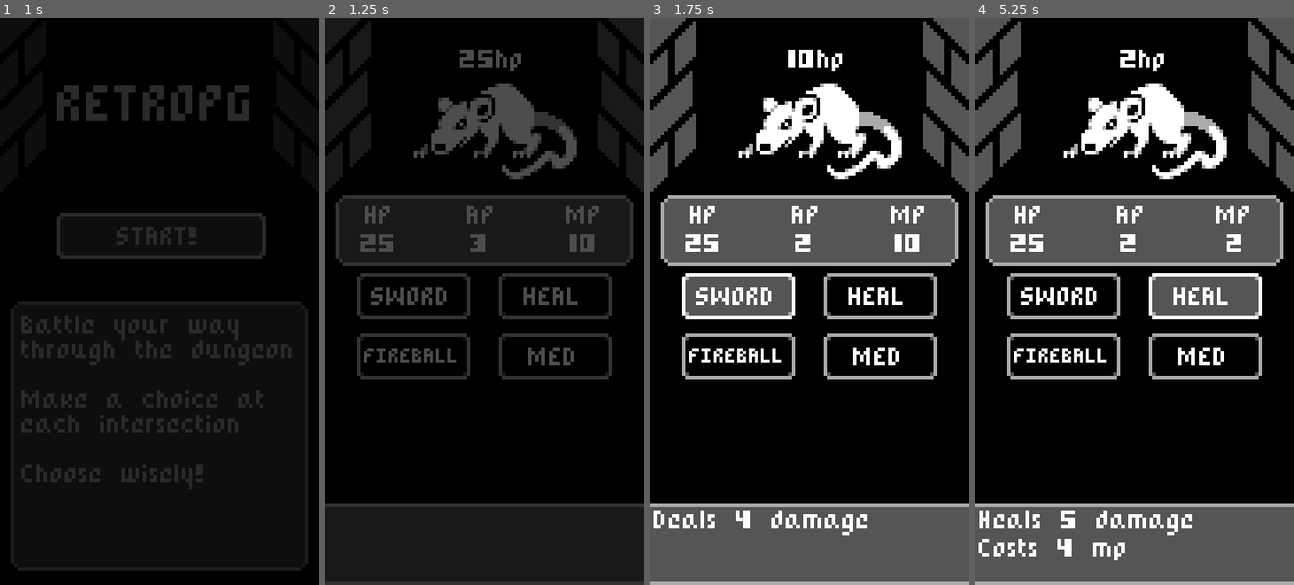
Above: before the commit, frames 1-4 (left to right).
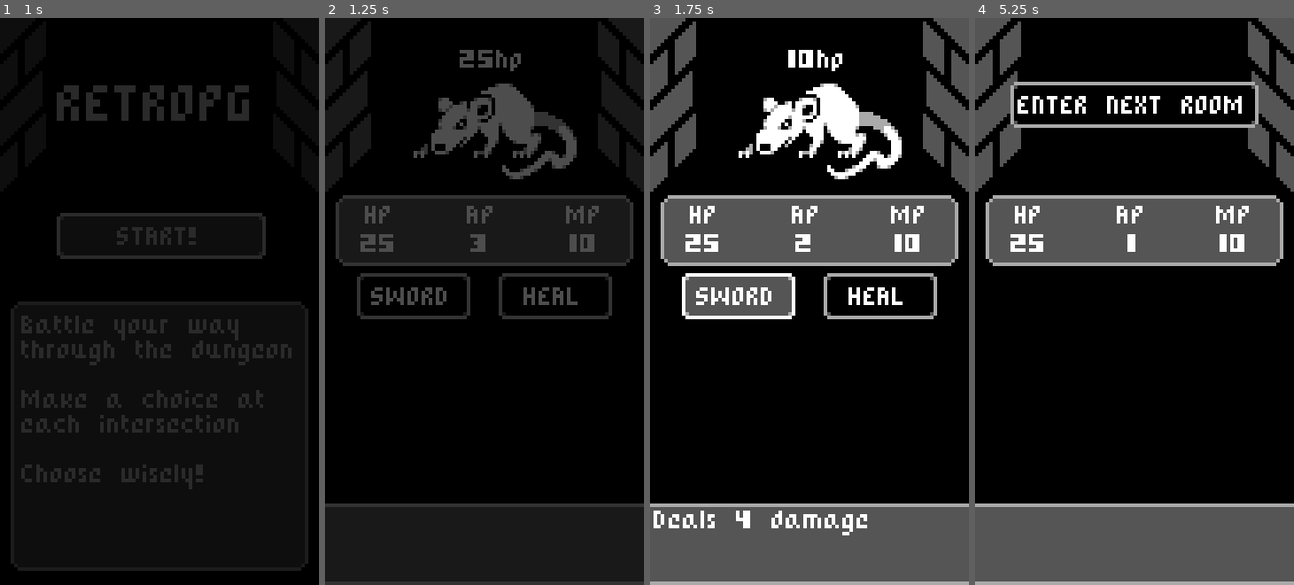
Above: after the commit, the same moments.

Repository: Bbubbee/CardPG
Game: Godot game, scene res://Scenes/main_menu.tscn
The game is run twice, just before and just after one commit, with the same random seed, the same clock (stepped at 60 frames per second) and the same inputs.
Inputs (mouse positions are in pixels of both pictures, inside the frame that each line leads up to):
- Up to frame 1 (1 s): click "START!" at 0.5 s
- Up to frame 2 (1.25 s): no input
- Up to frame 3 (1.75 s): click "SWORD" at 1.25 s
- Up to frame 4 (5.25 s): click "HEAL" at 2 s; click (1064, 358) at 2.75 s, where only the run before the commit has a clickable "FIREBALL"; click (1204, 358) at 3.5 s, where only the run before the commit has a clickable "MED"; click (1064, 295) at 4.25 s, where only the run after the commit has a clickable "SWORD"; click "HEAL" at 5 s

Frame 1 is identical in both runs. In frame 2, 1.8% of the frame differs, in the area x 10-90%, y 55-64%; in frame 3, 1.8%; in frame 4, 12%, in the area x 1-90%, y 5-96%.

Commit message:
add button array for player actions

Diff:
--- a/Scenes/battle.tscn
+++ b/Scenes/battle.tscn
@@ -6,10 +6,6 @@
 [ext_resource type="PackedScene" uid="uid://brlapv87vsvdr" path="res://Scenes/rat.tscn" id="2_6p6l0"]
 [ext_resource type="PackedScene" uid="uid://dbosj7fd2lipf" path="res://Scenes/slime.tscn" id="5_nr7ws"]
 [ext_resource type="Script" path="res://Scripts/StatsPanel.gd" id="6_i8yhs"]
-[ext_resource type="PackedScene" uid="uid://dmg7yj2mknkn4" path="res://Scenes/sword_action_button.tscn" id="7_a70gl"]
-[ext_resource type="PackedScene" uid="uid://6yguuou8m0oy" path="res://Scenes/heal_action_button.tscn" id="8_ebcl4"]
-[ext_resource type="PackedScene" uid="uid://dgcrqwl65oxtb" path="res://Scenes/fireball_action_button.tscn" id="9_mlrwj"]
-[ext_resource type="PackedScene" uid="uid://c3ss3efuriudo" path="res://Scenes/meditate_button.tscn" id="11_6ye2t"]
 
 [sub_resource type="Animation" id="Animation_qty82"]
 resource_name = "FadeToNewRoom"
@@ -160,18 +156,6 @@
 theme_override_constants/h_separation = 8
 columns = 2
 
-[node name="SwordActionButton" parent="UI/BattleActionButtons" instance=ExtResource("7_a70gl")]
-layout_mode = 2
-
-[node name="HealActionButton" parent="UI/BattleActionButtons" instance=ExtResource("8_ebcl4")]
-layout_mode = 2
-
-[node name="FireballActionButton" parent="UI/BattleActionButtons" instance=ExtResource("9_mlrwj")]
-layout_mode = 2
-
-[node name="MeditateButton" parent="UI/BattleActionButtons" instance=ExtResource("11_6ye2t")]
-layout_mode = 2
-
 [node name="Fade" type="ColorRect" parent="."]
 modulate = Color(1, 1, 1, 0)
 anchors_preset = 15
--- a/Scenes/intersection.tscn
+++ b/Scenes/intersection.tscn
@@ -1,8 +1,10 @@
-[gd_scene load_steps=2 format=3 uid="uid://djb0xfvsx68s7"]
+[gd_scene load_steps=3 format=3 uid="uid://djb0xfvsx68s7"]
 
 [ext_resource type="Texture2D" uid="uid://dwkqq0vvjc80s" path="res://Assets/Images/Dungeon.png" id="1_5qqwn"]
+[ext_resource type="Script" path="res://Scripts/intersection.gd" id="1_ul8so"]
 
 [node name="Intersection" type="Node"]
+script = ExtResource("1_ul8so")
 
 [node name="Dungeon" type="Sprite2D" parent="."]
 position = Vector2(45, 80)
@@ -57,12 +59,15 @@
 grow_horizontal = 2
 grow_vertical = 0
 
-[node name="ChoiceButton1" type="Button" parent="Control/ButtonChoicesContainer"]
+[node name="ChoiceButtonA" type="Button" parent="Control/ButtonChoicesContainer"]
 layout_mode = 2
 size_flags_horizontal = 3
 text = "A"
 
-[node name="ChoiceButton2" type="Button" parent="Control/ButtonChoicesContainer"]
+[node name="ChoiceButtonB" type="Button" parent="Control/ButtonChoicesContainer"]
 layout_mode = 2
 size_flags_horizontal = 3
 text = "B"
+
+[connection signal="pressed" from="Control/ButtonChoicesContainer/ChoiceButtonA" to="." method="_on_choice_button_a_pressed"]
+[connection signal="pressed" from="Control/ButtonChoicesContainer/ChoiceButtonB" to="." method="_on_choice_button_b_pressed"]
--- a/Scripts/PlayerStats.gd
+++ b/Scripts/PlayerStats.gd
@@ -18,6 +18,9 @@
 	set = SetMp
 @export var damage = 15
 @export var fireball_damage = 8
+var action_buttons : Array[Button]
+
+var SWORD = load("res://Scenes/sword_action_button.tscn")
 
 
 func SetHp(new_hp):
@@ -33,3 +36,8 @@
 func SetMp(new_mp):
 	mp = clamp(new_mp, 0, max_mp)
 	emit_signal("mp_changed", mp)
+
+
+func _ready():
+	action_buttons.append(load("res://Scenes/sword_action_button.tscn").instantiate())
+	action_buttons.append(load("res://Scenes/heal_action_button.tscn").instantiate())
--- a/Scripts/battle.gd
+++ b/Scripts/battle.gd
@@ -8,11 +8,15 @@
 @export var enemies : Array[PackedScene]
 
 
+
+
 var battle_units = preload("res://Assets/Resources/BattleUnits.tres")
 
 func _ready():
 	CreateNewEnemy()
+	CreateActionButtons()
 	StartPlayerTurn()
+
 
 func StartPlayerTurn():
 	next_room_button.hide()
@@ -46,3 +50,7 @@
 	battle_units.enemy = enemy
 	enemy_position.add_child(enemy)
 	enemy.died.connect(_on_enemy_died)
+
+func CreateActionButtons():
+	for action_button in PlayerStats.action_buttons:
+		player_battle_action_buttons.add_child(action_button)
--- /dev/null
+++ b/Scripts/intersection.gd
@@ -0,0 +1,12 @@
+extends Node
+
+
+
+# Each button press affects PlayerStats.gd
+
+func _on_choice_button_a_pressed():
+	pass
+
+
+func _on_choice_button_b_pressed():
+	pass
Not shown: 1 places in Scenes/battle.tscn that only renumber resources
